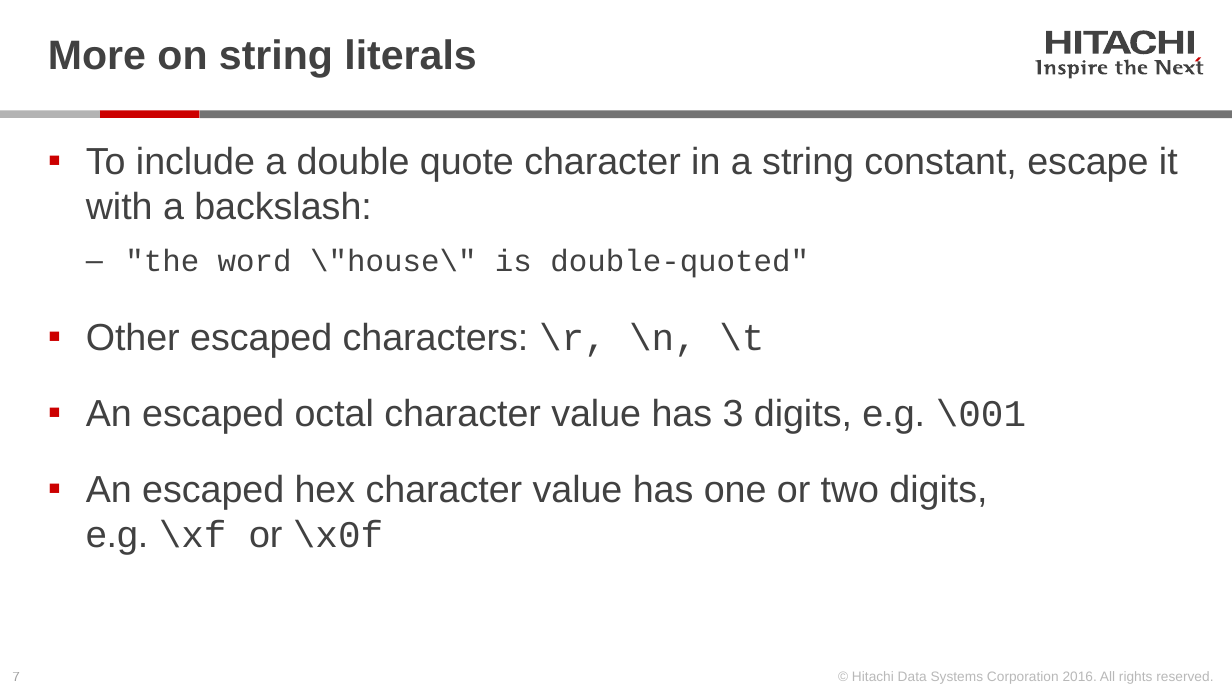
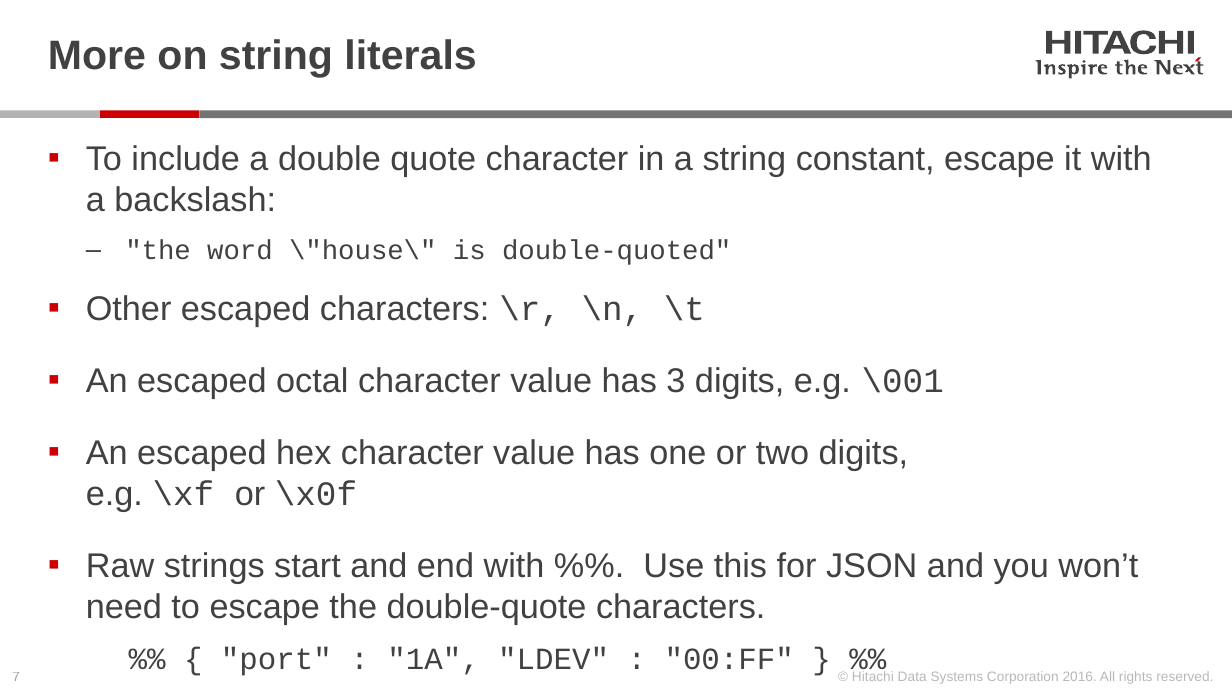
Before and after one commit to Hitachi-Data-Systems/ivy, a slide deck: slide 7 of doc/ivyscript reference.pptx. Drawn at 1232x693 pixels with LibreOffice and Linux fonts; fonts in the diff are those of the drawing. Boxes give left, top, right and bottom in pixels: in the first picture for what was removed or moved away, otherwise in the second. Text is boxed around its words. In the diff, an @@ line names an element or a change of style, - is before the commit and + after.

Commit message:
v2.01.01 add ivyscript_reference update for raw strings %%

```diff
--- a/doc/ivyscript reference.pptx
+++ b/doc/ivyscript reference.pptx
@@ text at box(86, 145, 1152, 511): size 22 to 20 pt in "To include a double quote character in ...", "Other escaped characters: \r, \n, \t", "An escaped octal character value has 3 ...", "An escaped hex character value has one ..."; size 18 to 16 pt in ""the word \"house\" is double-quoted""; less space between paragraphs @@
@@ text at box(86, 552, 1138, 676): paragraphs added @@
+▪ Raw strings start and end with %%. Use this for JSON and you won’t need to escape the double-quote characters.
+  %% { "port" : "1A", "LDEV" : "00:FF" } %%
```
Also in this commit, not shown: 2 other slides changed, 1 other file.
